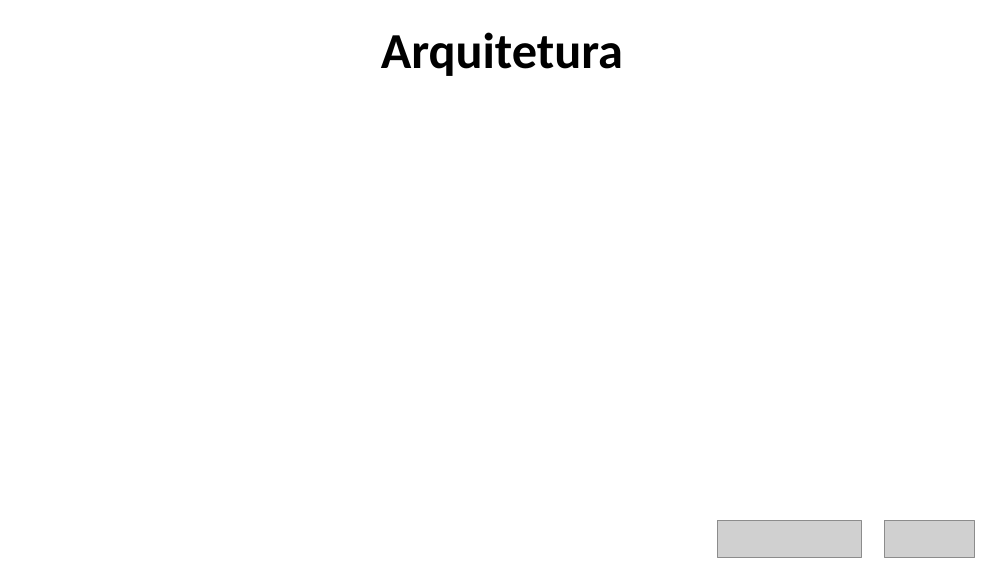
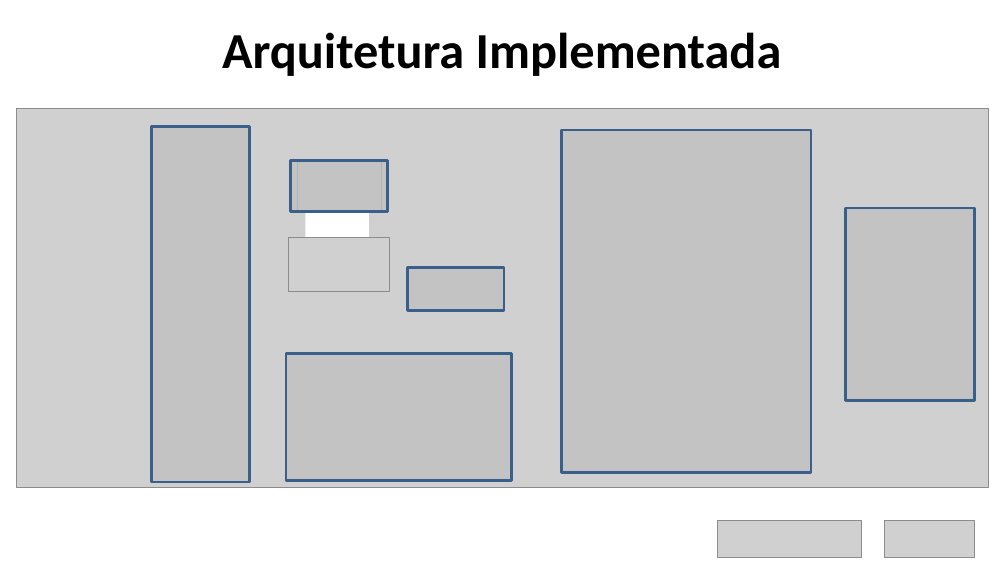
Before and after one commit to etportela/zika-data, a slide deck: slide 9 of pdfs/ZIKA_VIRUS.pptx (slide 8 before the commit). Drawn at 1008x567 pixels with LibreOffice and Linux fonts; fonts in the diff are those of the drawing; grey boxes stand for pictures; background and template pictures are left out. Boxes give left, top, right and bottom in pixels: in the first picture for what was removed or moved away, otherwise in the second. Text is boxed around its words. In the diff, an @@ line names an element or a change of style, - is before the commit and + after.

```diff
--- a/pdfs/ZIKA_VIRUS.pptx
+++ b/pdfs/ZIKA_VIRUS.pptx
@@ text at (x1=222, y1=32, x2=782, y2=76): text changed @@
-Arquitetura
+Arquitetura Implementada
@@ picture added at (x1=16, y1=109, x2=988, y2=487) @@
@@ rectangle added at (x1=151, y1=127, x2=249, y2=482), fill #BFBFBF at 76% opacity, outline #3A5F8C 2 pt @@
@@ rectangle added at (x1=561, y1=130, x2=810, y2=473), fill #BFBFBF at 76% opacity, outline #3A5F8C 2 pt @@
@@ rectangle added at (x1=291, y1=160, x2=388, y2=211), fill #BFBFBF at 76% opacity, outline #3A5F8C 2 pt @@
@@ picture added at (x1=297, y1=162, x2=382, y2=212) @@
@@ rectangle added at (x1=305, y1=208, x2=369, y2=267), fill #FFFFFF @@
@@ rectangle added at (x1=845, y1=208, x2=974, y2=400), fill #BFBFBF at 76% opacity, outline #3A5F8C 2 pt @@
@@ picture added at (x1=289, y1=238, x2=389, y2=292) @@
@@ rectangle added at (x1=407, y1=268, x2=504, y2=311), fill #BFBFBF at 76% opacity, outline #3A5F8C 2 pt @@
@@ rectangle added at (x1=286, y1=354, x2=512, y2=481), fill #BFBFBF at 76% opacity, outline #3A5F8C 2 pt @@
```
Also in this commit, not shown: 9 other slides changed, 6 slides added, 1 slide removed.
